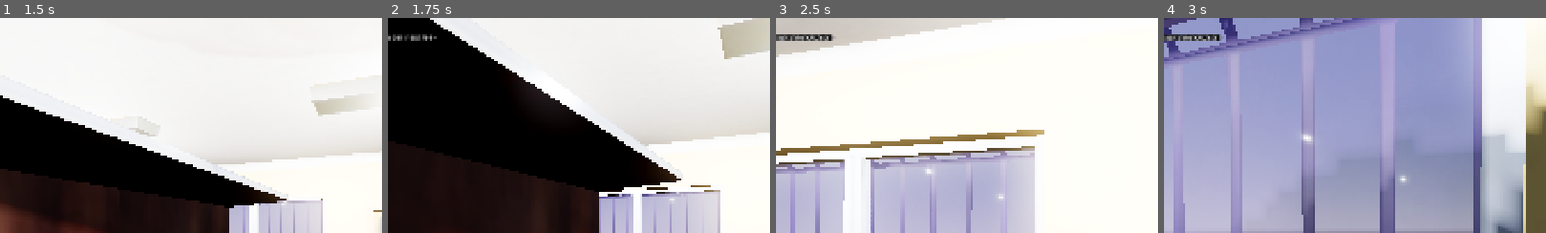
Above: before the commit, frames 1-4 (left to right).
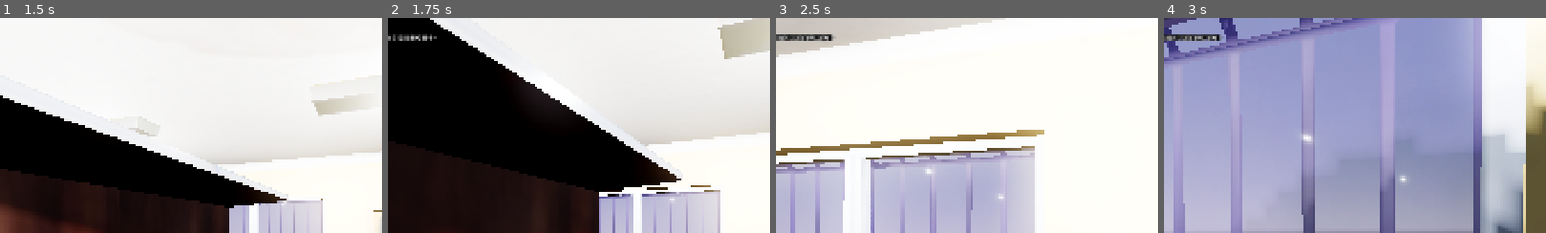
Above: after the commit, the same moments.

Repository: takanazwa5/ProjektMonopolowy
Game: Godot game, scene res://scenes/game/game.tscn
The game is run twice, just before and just after one commit, with the same random seed, the same clock (stepped at 60 frames per second) and the same inputs.
Inputs (mouse positions are % of the whole screen's width and height, from its top left):
- Up to frame 1 (1.5 s): tap Enter at 0.5 s; move the mouse to (55, 50) at 0.52 s; hold E (interact) 0.53-1.28 s; hold W (walk_forward) from 0.53 s (still down); click (55, 50) at 0.67 s; move the mouse to (45, 50) at 1.27 s; tap Ctrl (crouch) at 1.35 s; click (45, 50) at 1.42 s
- Up to frame 2 (1.75 s): keep holding W (walk_forward); tap E (interact) at 1.55 s
- Up to frame 3 (2.5 s): keep holding W (walk_forward); move the mouse to (52, 48) at 2.02 s; hold G (drop_item) from 2.03 s (still down); click (52, 48) at 2.17 s; tap E (interact) at 2.3 s
- Up to frame 4 (3 s): keep holding W (walk_forward); move the mouse to (49, 52) at 2.77 s; release G (drop_item) at 2.78 s; tap E (interact) at 2.85 s; click (49, 52) at 2.92 s
The pictures show only the part of the screen within x 13-63%, y 0-50%; the shares and areas given below are measured in that part.

Frame 1 is identical in both runs. In frame 2, 0.1% of the frame differs, in the area x 2-10%, y 8-11%; in frame 3, 0.1%; in frame 4, 0.1%.

Commit message:
Add first real iteration of dialogue logic
Some first bugs eradicated

Diff:
--- a/features/dialogue/dialogue.gd
+++ b/features/dialogue/dialogue.gd
@@ -18,7 +18,8 @@
 
 
 func start_dialogue(line_id: String) -> void:
-
+	Input.mouse_mode = Input.MOUSE_MODE_VISIBLE
+	_clear_answers()
 	if not visible: dialogue_started.emit()
 	var line_data: Dictionary = LINES.data[line_id]
 	text.text = "%s: %s" % [line_data["speaker"], line_data["text"]]
@@ -26,7 +27,7 @@
 
 		var answer_button: Button = Button.new()
 		answer_button.text = "[END CONVERSATION]"
-		answer_button.pressed.connect(_on_answer_button_pressed.bind(null))
+		answer_button.pressed.connect(_on_answer_button_pressed)
 		answers_container.add_child(answer_button)
 
 	else:
@@ -35,7 +36,14 @@
 
 			var answer_button: Button = Button.new()
 			answer_button.text = choice["text"]
-			answer_button.pressed.connect(_on_answer_button_pressed.bind(choice["next"]))
+			if choice["next"] == null:
+
+				answer_button.pressed.connect(_on_answer_button_pressed)
+
+			else:
+
+				answer_button.pressed.connect(_on_answer_button_pressed.bind(choice["next"]))
+
 			answers_container.add_child(answer_button)
 
 	show()
@@ -43,15 +51,21 @@
 
 func _end_dialogue() -> void:
 
+	Input.mouse_mode = Input.MOUSE_MODE_CAPTURED
 	dialogue_ended.emit()
 	hide()
 	text.text = ""
-	for child: Label in answers_container.get_children():
+	_clear_answers()
+
+
+func _clear_answers() -> void:
+
+	for child: Button in answers_container.get_children():
 
 		child.queue_free()
 
 
-func _on_answer_button_pressed(next: String) -> void:
+func _on_answer_button_pressed(next: String = "") -> void:
 
-	if next == null: _end_dialogue()
+	if next.is_empty(): _end_dialogue()
 	else: start_dialogue(next)
--- a/features/npc/Basia/basia.tscn
+++ b/features/npc/Basia/basia.tscn
@@ -57,7 +57,7 @@
 axis_lock_angular_x = true
 axis_lock_angular_z = true
 script = ExtResource("1_qlnrj")
-metadata/can_interact = false
+metadata/can_interact = true
 metadata/reticle_tooltip = "Basia"
 
 [node name="character_basia" parent="." instance=ExtResource("1_al82x")]
--- a/features/npc/shared/npc.gd
+++ b/features/npc/shared/npc.gd
@@ -6,6 +6,7 @@
 
 
 var _target_node: Node3D
+var _navigation_interrupted: bool = false
 
 
 @onready var nav_agent: NavigationAgent3D = %NavigationAgent3D
@@ -18,11 +19,13 @@
 
 	info_label.visible = OS.is_debug_build()
 	nav_agent.navigation_finished.connect(_on_navigation_finished)
+	Global.dialogue.dialogue_started.connect(_on_dialogue_started)
+	Global.dialogue.dialogue_ended.connect(_on_dialogue_ended)
 
 
 func _physics_process(delta: float) -> void:
 
-	if is_instance_valid(_target_node):
+	if is_instance_valid(_target_node) and not _navigation_interrupted:
 
 		var next_path_pos: Vector3 = nav_agent.get_next_path_position()
 		var direction: Vector3 = global_position.direction_to(next_path_pos)
@@ -49,7 +52,8 @@
 func interact(event: InputEvent) -> void:
 
 	if not event.is_action_pressed(&"interact"): return
-
+	_navigation_interrupted = true
+	Global.dialogue.start_dialogue("npc_basia_001") # CRITICAL: DO WYJEBANIA ASAP
 
 
 func navigate_to_node(node: Node3D) -> void:
@@ -66,3 +70,13 @@
 	var tween: Tween = create_tween().set_trans(Tween.TRANS_CUBIC)
 	tween.tween_property(self, ^"transform", target_transform, 0.25)
 	_target_node = null
+
+
+func _on_dialogue_started() -> void:
+
+	_navigation_interrupted = true
+
+
+func _on_dialogue_ended() -> void:
+
+	_navigation_interrupted = false
